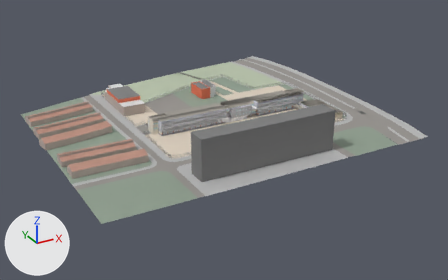
The FBX model Tribe2020/Assets/Art/Models/Buildings/Aqucarera.FBX as it was, and as the next commit left it.
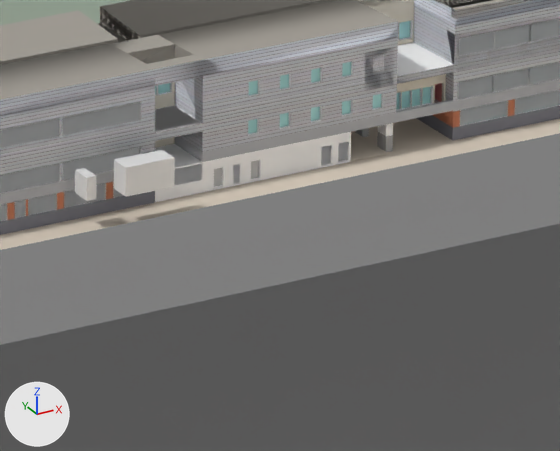
Each version appears first whole from a 50 mm lens placed at (-240.6, -399.3, 181.8), pointed at (-21.4, -0.8, -17.5), and next in a close-up on the part from 47% to 60% of the width and 36% to 53% of the height. Every picture has the same lights, and +X, +Y and +Z are marked at lower left. Where no turn or scale is listed for an object, it has been applied to the vertices.

In view in the first close-up: 'Cafeteria', 'Curtains', 'DOOR', 'Fasad', 'Fasad_tak', 'GLASPARTI', 'Third floor', 'surroundings'.
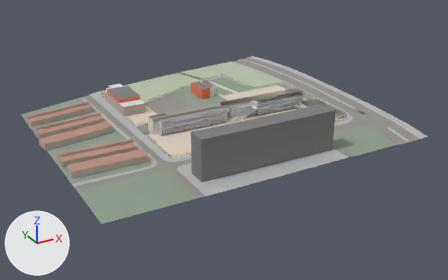
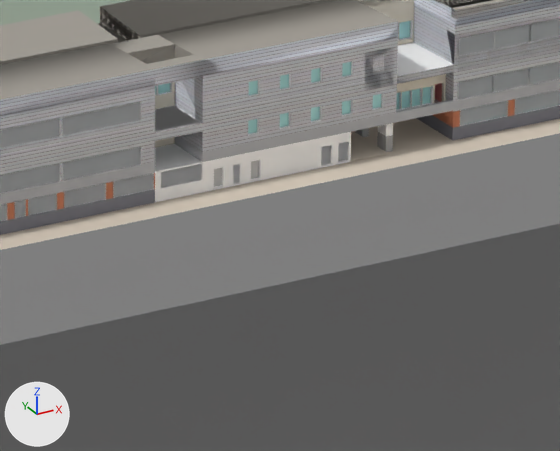
Where the newer file only moved an object's origin or applied its transform, the numbers keep the older frame.

Diff of the bpy script that builds the scene:
```diff
--- a/Tribe2020/Assets/Art/Models/Buildings/Aqucarera.FBX.py
+++ b/Tribe2020/Assets/Art/Models/Buildings/Aqucarera.FBX.py
@@ ob_glasparti @@
-ob_glasparti = bpy.data.objects.new('GLASPARTI', me_cube_010)
-ob_glasparti.location = (-23.29, -9.43, 2.87)
@@ ob_door @@
-ob_door = bpy.data.objects.new('DOOR', me_cube_009)
-ob_door.location = (-30.98, -10.68, 2.87)
```

Location of each change, [x1, y1, x2, y2] in pixels of the close-ups (560 x 451 px):
'GLASPARTI', deleted: before [114, 150, 175, 197]
'DOOR', deleted: before [75, 168, 96, 201]
